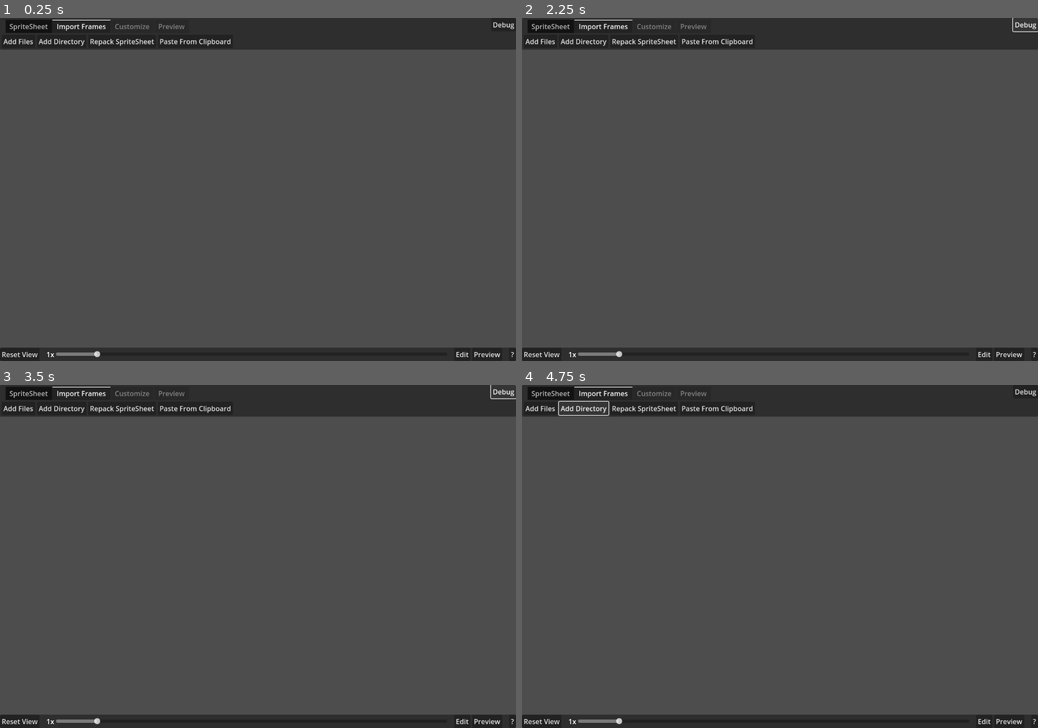
Above: before the commit, frames 1-4 (two rows, left to right).
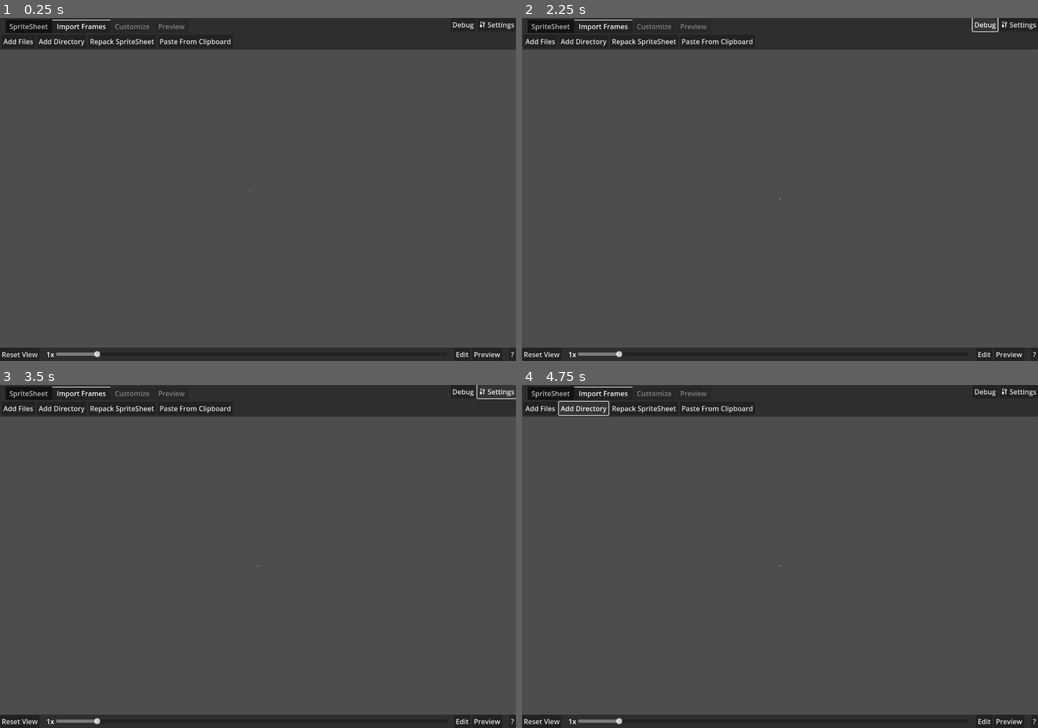
Above: after the commit, the same moments.

Repository: KoBeWi/Godot-Spritesheet-Generator
Game: Godot game, scene res://Rework/Main.tscn
The game is run twice, just before and just after one commit, with the same random seed, the same clock (stepped at 60 frames per second) and the same inputs.
Inputs (mouse positions are in pixels of both pictures, inside the frame that each line leads up to):
- Up to frame 1 (0.25 s): no input
- Up to frame 2 (2.25 s): click "Repack SpriteSheet" at 0.5 s; click "Reset View" at 1.25 s; click "Debug" at 2 s
- Up to frame 3 (3.5 s): click (495, 391) at 2.75 s, where only the run after the commit has a clickable "Settings"
- Up to frame 4 (4.75 s): click "Add Files" at 3.5 s; click "Add Directory" at 4.25 s

The runs differ from the first frame. In frame 1, 0.1% of the frame differs, in the area x 48-100%, y 0-51%; in frame 2, 0.2%, in the area x 49-100%, y 0-53%; in frame 3, 0.1%; in frame 4, 0.1%.
Error in both runs: Cannot call method 'get_size' on a null value. (res://Rework/Repack.gd:21)

Commit message:
Added grid

Diff:
--- a/Rework/FrameContainer.gd
+++ b/Rework/FrameContainer.gd
@@ -4,6 +4,7 @@
 
 @onready var texture: TextureRect = %Texture
 @onready var margins: MarginContainer = $Margins
+@onready var background: ColorRect = $Background
 
 var frame: SpriteSheet.Frame
 
--- a/Rework/FrameContainer.tscn
+++ b/Rework/FrameContainer.tscn
@@ -1,9 +1,6 @@
-[gd_scene load_steps=6 format=3 uid="uid://c6ce0mrlnw0ui"]
+[gd_scene load_steps=5 format=3 uid="uid://c6ce0mrlnw0ui"]
 
 [ext_resource type="Script" uid="uid://coxdruqfwxbxw" path="res://Rework/FrameContainer.gd" id="1_ed2o7"]
-
-[sub_resource type="StyleBoxFlat" id="StyleBoxFlat_lf3nw"]
-bg_color = Color(1, 1, 1, 0.12549)
 
 [sub_resource type="StyleBoxFlat" id="StyleBoxFlat_dq8w2"]
 draw_center = false
@@ -25,21 +22,21 @@
 offset_bottom = 100.0
 script = ExtResource("1_ed2o7")
 
+[node name="Background" type="ColorRect" parent="."]
+layout_mode = 2
+mouse_filter = 2
+color = Color(0, 0.5, 0.5, 1)
+
 [node name="Margins" type="MarginContainer" parent="."]
 layout_mode = 2
 
 [node name="Texture" type="TextureRect" parent="Margins"]
 unique_name_in_owner = true
+texture_filter = 1
 layout_mode = 2
 size_flags_horizontal = 4
 size_flags_vertical = 4
 mouse_filter = 2
-
-[node name="Panel" type="Panel" parent="."]
-modulate = Color(0, 0, 0, 1)
-layout_mode = 2
-mouse_filter = 2
-theme_override_styles/panel = SubResource("StyleBoxFlat_lf3nw")
 
 [node name="Selection" type="Panel" parent="."]
 visible = false
--- a/Rework/Main.tscn
+++ b/Rework/Main.tscn
@@ -7,6 +7,7 @@
 [ext_resource type="Script" uid="uid://dr100b5wjmjp2" path="res://Rework/SpriteSheetGrid.gd" id="2_npgqu"]
 [ext_resource type="Script" uid="uid://cwhcm72el5371" path="res://Rework/NavigationArea.gd" id="3_fslw6"]
 [ext_resource type="Script" uid="uid://rvv4l0rd7dgc" path="res://Rework/Repack.gd" id="3_jmhy2"]
+[ext_resource type="Texture2D" uid="uid://do1032o0c7fx6" path="res://Source/Tools.svg" id="8_t0fln"]
 
 [sub_resource type="StyleBoxEmpty" id="StyleBoxEmpty_e06dd"]
 content_margin_top = 4.0
@@ -35,6 +36,14 @@
 [sub_resource type="ButtonGroup" id="ButtonGroup_nait6"]
 allow_unpress = true
 
+[sub_resource type="StyleBoxFlat" id="StyleBoxFlat_t0fln"]
+draw_center = false
+border_width_left = 1
+border_width_top = 1
+border_width_right = 1
+border_width_bottom = 1
+border_color = Color(1, 1, 1, 0.501961)
+
 [sub_resource type="GDScript" id="GDScript_nn27c"]
 resource_name = "ZoomLabel"
 script/source = "extends Label
@@ -63,9 +72,9 @@
 script/source = "extends Button
 
 func _pressed() -> void:
-	$\"../Repack\".repack_file(\"X:/Godot/Assets/SpriteShitter/CutterTest.png\")
+	$\"../../Repack\".repack_file(\"X:/Godot/Assets/SpriteShitter/CutterTest.png\")
 	%RepackColumns.value = 3
-	$\"../Repack\"._confirm()
+	$\"../../Repack\"._confirm()
 "
 
 [node name="Main" type="MarginContainer"]
@@ -274,12 +283,11 @@
 size_flags_horizontal = 3
 size_flags_vertical = 3
 script = ExtResource("3_fslw6")
-move_target = NodePath("SpriteSheetGrid")
+move_target = NodePath("PanelContainer")
 zoom_slider = NodePath("../../../PanelContainer2/Navigation/HBoxContainer/HSlider")
 recenter_button = NodePath("../../../PanelContainer2/Navigation/Button")
 
-[node name="SpriteSheetGrid" type="GridContainer" parent="VBoxContainer/VSplitContainer/HSplitContainer/SpriteSheetView"]
-unique_name_in_owner = true
+[node name="PanelContainer" type="PanelContainer" parent="VBoxContainer/VSplitContainer/HSplitContainer/SpriteSheetView"]
 layout_mode = 1
 anchors_preset = 8
 anchor_left = 0.5
@@ -288,10 +296,16 @@
 anchor_bottom = 0.5
 offset_left = -20.0
 offset_top = -20.0
-offset_right = 20.0
-offset_bottom = 20.0
+offset_right = -18.0
+offset_bottom = -18.0
 grow_horizontal = 2
 grow_vertical = 2
+mouse_filter = 1
+theme_override_styles/panel = SubResource("StyleBoxFlat_t0fln")
+
+[node name="SpriteSheetGrid" type="GridContainer" parent="VBoxContainer/VSplitContainer/HSplitContainer/SpriteSheetView/PanelContainer"]
+unique_name_in_owner = true
+layout_mode = 2
 theme_override_constants/h_separation = 0
 theme_override_constants/v_separation = 0
 script = ExtResource("2_npgqu")
@@ -503,12 +517,23 @@
 text = "MMB: Move around
 Wheel: Zoom"
 
-[node name="Debug" type="Button" parent="."]
+[node name="Toolbar" type="HBoxContainer" parent="."]
+layout_mode = 2
+size_flags_horizontal = 8
+size_flags_vertical = 0
+alignment = 2
+
+[node name="Debug" type="Button" parent="Toolbar"]
 layout_mode = 2
 size_flags_horizontal = 8
 size_flags_vertical = 0
 text = "Debug"
 script = SubResource("GDScript_k8p4s")
+
+[node name="Button" type="Button" parent="Toolbar"]
+layout_mode = 2
+text = "Settings"
+icon = ExtResource("8_t0fln")
 
 [node name="ConfirmNew" type="ConfirmationDialog" parent="."]
 size = Vector2i(300, 106)
@@ -521,10 +546,10 @@
 [connection signal="pressed" from="VBoxContainer/PanelContainer/MarginContainer/Tabs/Import Frames/Button3" to="." method="_add_directory"]
 [connection signal="pressed" from="VBoxContainer/PanelContainer/MarginContainer/Tabs/Import Frames/Button" to="." method="_repack_spritesheet"]
 [connection signal="pressed" from="VBoxContainer/PanelContainer/MarginContainer/Tabs/Import Frames/Button4" to="." method="_paste_image_from_clipboard"]
-[connection signal="value_changed" from="VBoxContainer/PanelContainer/MarginContainer/Tabs/Customize/Margins/HorizontalMargin" to="VBoxContainer/VSplitContainer/HSplitContainer/SpriteSheetView/SpriteSheetGrid" method="margin_changed"]
-[connection signal="value_changed" from="VBoxContainer/PanelContainer/MarginContainer/Tabs/Customize/Margins/VerticalMargin" to="VBoxContainer/VSplitContainer/HSplitContainer/SpriteSheetView/SpriteSheetGrid" method="margin_changed"]
-[connection signal="value_changed" from="VBoxContainer/PanelContainer/MarginContainer/Tabs/Customize/Columns/ColumnCount" to="VBoxContainer/VSplitContainer/HSplitContainer/SpriteSheetView/SpriteSheetGrid" method="update_columns" unbinds=1]
-[connection signal="toggled" from="VBoxContainer/PanelContainer/MarginContainer/Tabs/Customize/Columns/AutoColumns" to="VBoxContainer/VSplitContainer/HSplitContainer/SpriteSheetView/SpriteSheetGrid" method="on_auto_toggled"]
+[connection signal="value_changed" from="VBoxContainer/PanelContainer/MarginContainer/Tabs/Customize/Margins/HorizontalMargin" to="VBoxContainer/VSplitContainer/HSplitContainer/SpriteSheetView/PanelContainer/SpriteSheetGrid" method="update_margins" unbinds=1]
+[connection signal="value_changed" from="VBoxContainer/PanelContainer/MarginContainer/Tabs/Customize/Margins/VerticalMargin" to="VBoxContainer/VSplitContainer/HSplitContainer/SpriteSheetView/PanelContainer/SpriteSheetGrid" method="update_margins" unbinds=1]
+[connection signal="value_changed" from="VBoxContainer/PanelContainer/MarginContainer/Tabs/Customize/Columns/ColumnCount" to="VBoxContainer/VSplitContainer/HSplitContainer/SpriteSheetView/PanelContainer/SpriteSheetGrid" method="update_columns" unbinds=1]
+[connection signal="toggled" from="VBoxContainer/PanelContainer/MarginContainer/Tabs/Customize/Columns/AutoColumns" to="VBoxContainer/VSplitContainer/HSplitContainer/SpriteSheetView/PanelContainer/SpriteSheetGrid" method="on_auto_toggled"]
 [connection signal="toggled" from="VBoxContainer/PanelContainer2/Navigation/HBoxContainer2/Button3" to="VBoxContainer/VSplitContainer/Edit" method="set_visible"]
 [connection signal="toggled" from="VBoxContainer/PanelContainer2/Navigation/HBoxContainer2/Button4" to="VBoxContainer/VSplitContainer/HSplitContainer/Preview" method="set_visible"]
 [connection signal="toggled" from="VBoxContainer/PanelContainer2/Navigation/Button2" to="VBoxContainer/PanelContainer2/Navigation/Button2/PanelContainer" method="set_visible"]
--- a/Rework/SpriteSheetGrid.gd
+++ b/Rework/SpriteSheetGrid.gd
@@ -24,11 +24,13 @@
 		new_container.frame = frame
 		add_child(new_container)
 
+	update_margins()
 	update_columns()
 
 func update_columns():
 	if not auto_columns.button_pressed:
 		columns = column_count.value
+		update_grid()
 		return
 
 	var frame_count: int = column_count.max_value
@@ -45,6 +47,14 @@
 			best_score = score
 
 	columns = best_value
+	update_grid()
+
+func update_grid():
+	for container: FrameContainer in get_children():
+		var x: int = container.get_index() % columns
+		var y: int = container.get_index() / columns
+		var alt := (x % 2 == 0) != (y % 2 == 0)
+		container.background.color = Color.DARK_CYAN.darkened(0.1) if alt else Color.DARK_CYAN
 
 func on_columns_changed(value: float) -> void:
 	update_columns()
@@ -53,6 +63,6 @@
 	column_count.editable = not toggled_on
 	update_columns()
 
-func margin_changed(value: float) -> void:
+func update_margins() -> void:
 	for container: FrameContainer in get_children():
 		container.update_margins(horizontal_margin.value, vertical_margin.value)
Not shown: 1 places in Rework/Main.tscn that only renumber resources
